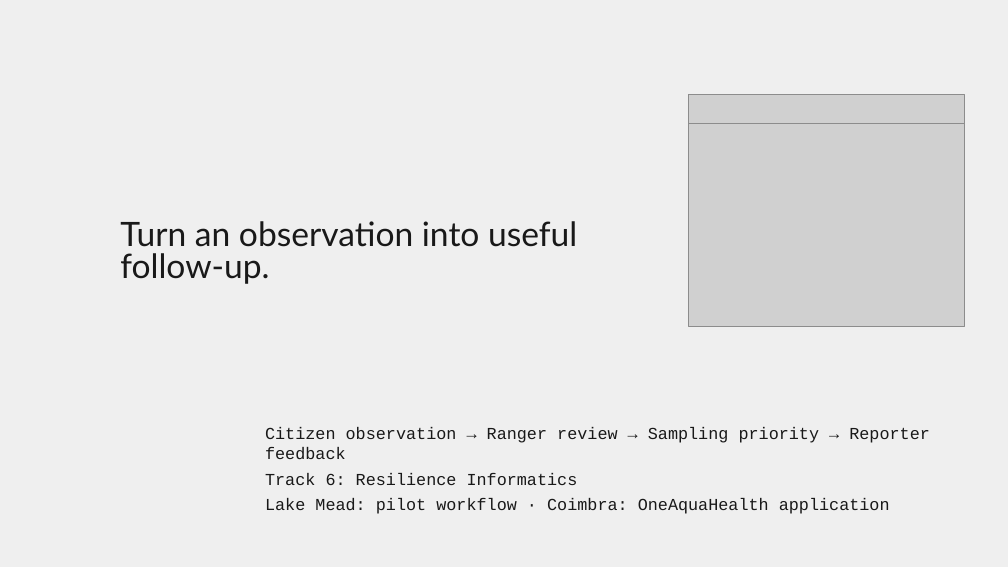
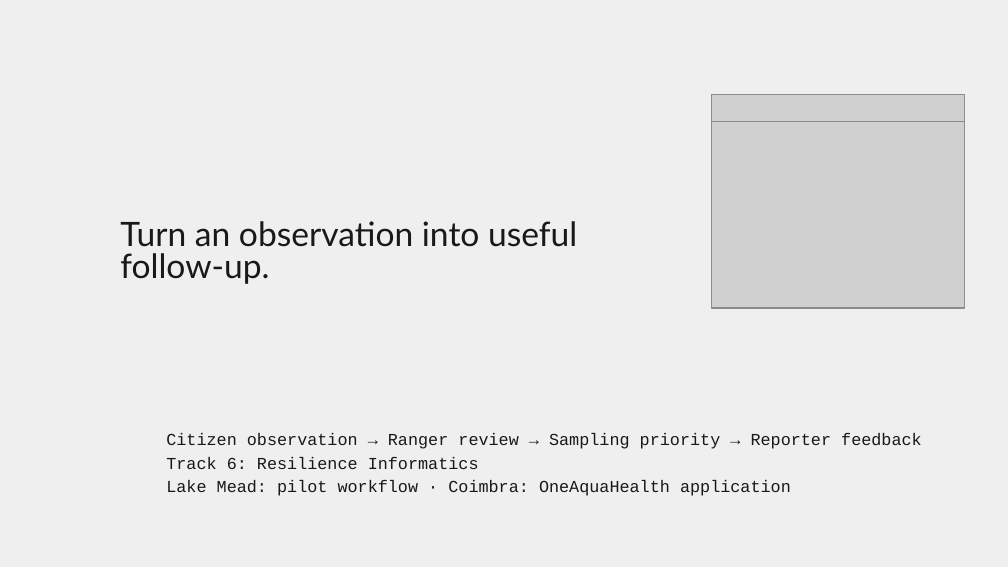
Before and after one commit to NathanDiep123/Verdant, a slide deck: slide 2 of docs/presentation/verdant-presentation.pptx. Drawn at 1008x567 pixels with LibreOffice and Linux fonts; fonts in the diff are those of the drawing; grey boxes stand for pictures; background and template pictures are left out. Boxes give left, top, right and bottom in pixels: in the first picture for what was removed or moved away, otherwise in the second. Text is boxed around its words. In the diff, an @@ line names an element or a change of style, - is before the commit and + after.

Commit message:
Fix presentation layout for the template fonts and refresh the slide picture

```diff
--- a/docs/presentation/verdant-presentation.pptx
+++ b/docs/presentation/verdant-presentation.pptx
@@ picture: place and size @@
-picture at (689,95,965,124)
+picture at (711,95,965,122)
@@ picture: place and size @@
-picture at (689,124,965,327)
+picture at (711,121,965,307)
@@ subtitle "Citizen observation → Ranger review ...": place and size @@
-subtitle "Citizen observation → Ranger review ..." at (265,427,930,514)
+subtitle "Citizen observation → Ranger review ..." at (166,433,922,496)
@@ subtitle "Citizen observation → Ranger review ..." at (166,433,922,496): line spacing 1 to 0.9; less space between paragraphs @@
```
Also in this commit, not shown: 3 other slides changed, 4 other files.
